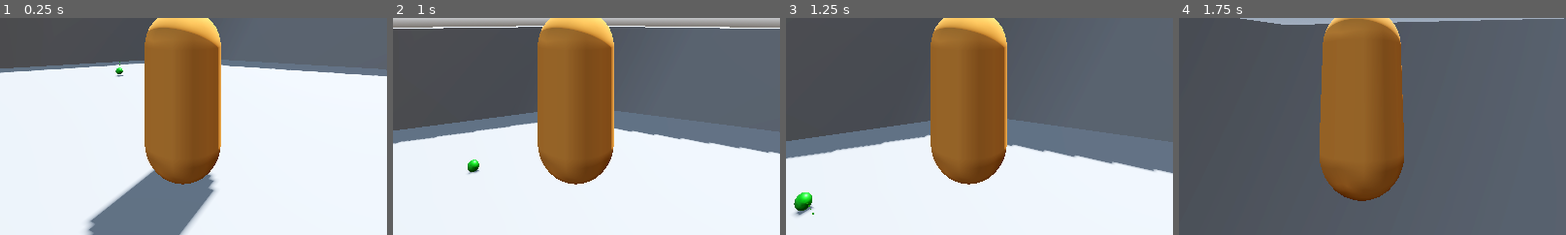
Above: before the commit, frames 1-4 (left to right).
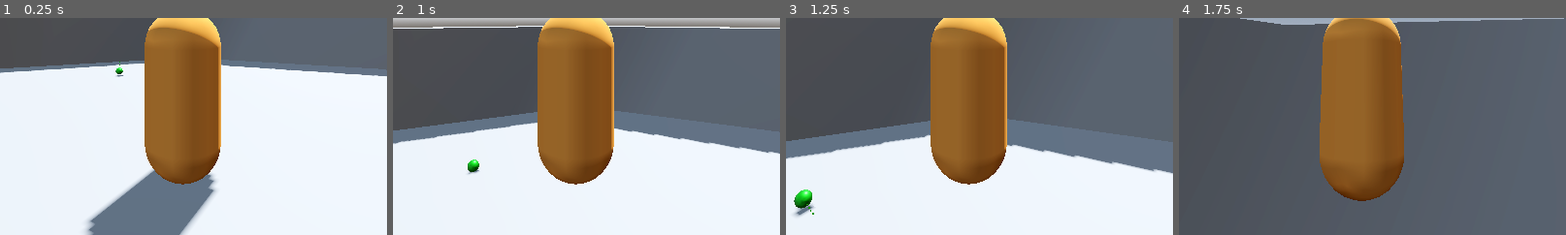
Above: after the commit, the same moments.

Repository: Lightgarden-713/Pavojam
Game: Godot game, scene res://scenes/level.tscn
The game is run twice, just before and just after one commit, with the same random seed, the same clock (stepped at 60 frames per second) and the same inputs.
Inputs (mouse positions are % of the whole screen's width and height, from its top left):
- Up to frame 1 (0.25 s): no input
- Up to frame 2 (1 s): tap Enter (ui_accept) at 0.5, 0.77 s; move the mouse to (45, 70) at 0.52 s; hold Up (ui_up) from 0.53 s (still down); click (45, 70) at 0.67 s
- Up to frame 3 (1.25 s): keep holding Up (ui_up)
- Up to frame 4 (1.75 s): keep holding Up (ui_up); move the mouse to (57, 51) at 1.27 s; tap Enter (ui_accept) at 1.52 s
The pictures show only the part of the screen within x 26-76%, y 50-100%; the shares and areas given below are measured in that part.

Frames 1-2 are identical in both runs. In frame 3, 0.3% of the frame differs, in the area x 2-8%, y 79-90%; in frame 4, nothing differs.

Commit message:
address PR comments

Diff:
--- a/project.godot
+++ b/project.godot
@@ -65,6 +65,7 @@
 3d_physics/layer_1="Player"
 3d_physics/layer_2="Enemy"
 3d_physics/layer_3="Level"
+3d_physics/layer_10="Pickup"
 
 [physics]
 
--- a/scenes/experience/experience_orb.tscn
+++ b/scenes/experience/experience_orb.tscn
@@ -1,6 +1,6 @@
 [gd_scene load_steps=9 format=3 uid="uid://toswubf77db8"]
 
-[ext_resource type="Script" uid="uid://b1xhgfsvi81he" path="res://scenes/experience/experience_orb.gd" id="1_kb7ro"]
+[ext_resource type="Script" uid="uid://b1xhgfsvi81he" path="res://scripts/experience_orb.gd" id="1_kb7ro"]
 
 [sub_resource type="ParticleProcessMaterial" id="ParticleProcessMaterial_2tx8d"]
 gravity = Vector3(0, 0, 0)
--- a/scenes/experience/experience_orb.gd
+++ b/scripts/experience_orb.gd
@@ -3,6 +3,7 @@
 
 enum State { IDLE, BOUNCING, CHASING }
 
+@export_group("Orb config")
 @export var xp_value = 1
 @export var flight_speed = 2
 @export var bounce_back_force = 2
@@ -13,14 +14,16 @@
 var state = State.IDLE
 
 func _physics_process(delta):
+	if state != State.IDLE:
+		gravity_scale = 0
+		collision_layer = 0
+
 	if state != State.CHASING:
 		return
 
-	gravity_scale = 0
-	collision_layer = 0
 	chase(delta)
 
-func magnetize(player_node):
+func magnetize(player_node: ProtoController):
 	if target_player:
 		return
 	target_player = player_node
@@ -34,13 +37,14 @@
 	target_player.xp_component.add_xp(xp_value)
 	queue_free()
 
-func _on_pickup_range_body_entered(body: Node3D) -> void:
-	if body.is_in_group("player"):
-		magnetize(body)
+func _on_pickup_range_body_entered(player: ProtoController) -> void:
+	if player != null:
+		magnetize(player)
 
-func bounce(player):
+func bounce(player: ProtoController):
 	var away_direction = (global_position - player.global_position).normalized()
-	away_direction.y = 0.5
+	away_direction.y += 0.5 # fly a little upwards
+
 	linear_velocity = away_direction * bounce_back_force
 
 func chase(delta):
--- a/scripts/xp_component.gd
+++ b/scripts/xp_component.gd
@@ -24,7 +24,7 @@
 func _level_up() -> void:
 	current_xp -= xp_to_next_level # this way you keep the experience obtained that surpassed the level limit
 	level += 1
-	xp_to_next_level = xp_to_first_level * level_scaling
+	xp_to_next_level *= level_scaling
 	leveled_up.emit(level)
 	print("Level up! Now level " + str(level) + ". Next level at " + str(xp_to_next_level) + " XP")
 
Renamed: scenes/experience/experience_orb.gd.uid -> scripts/experience_orb.gd.uid
